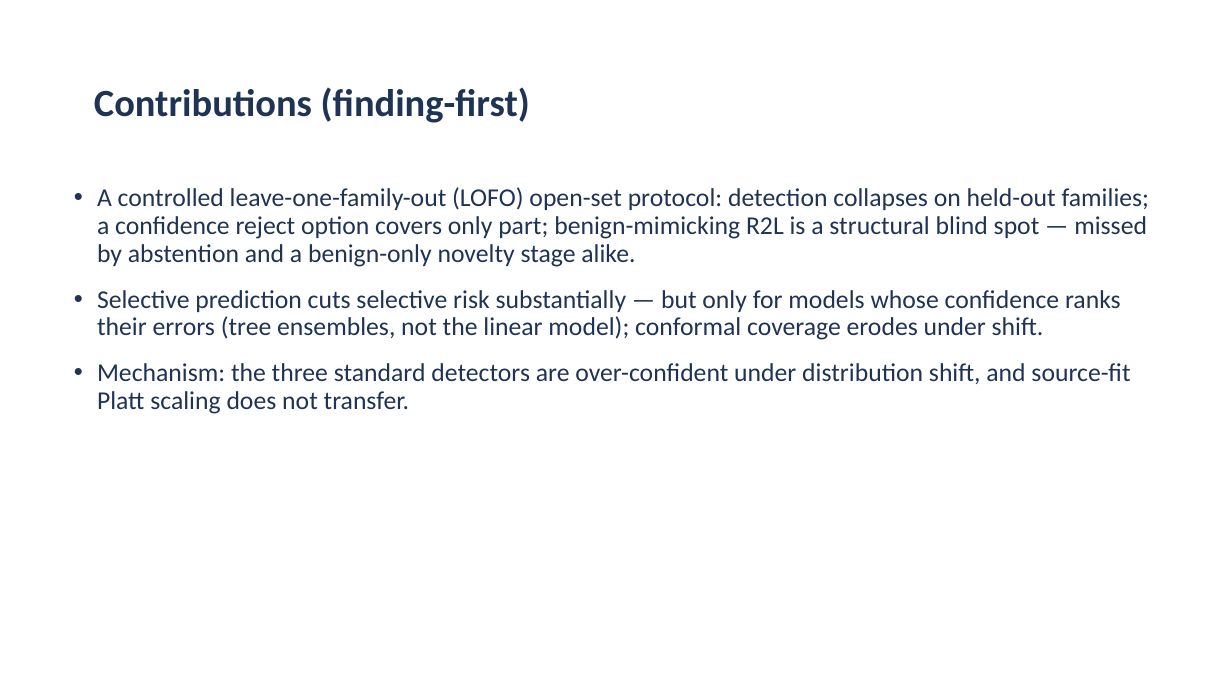
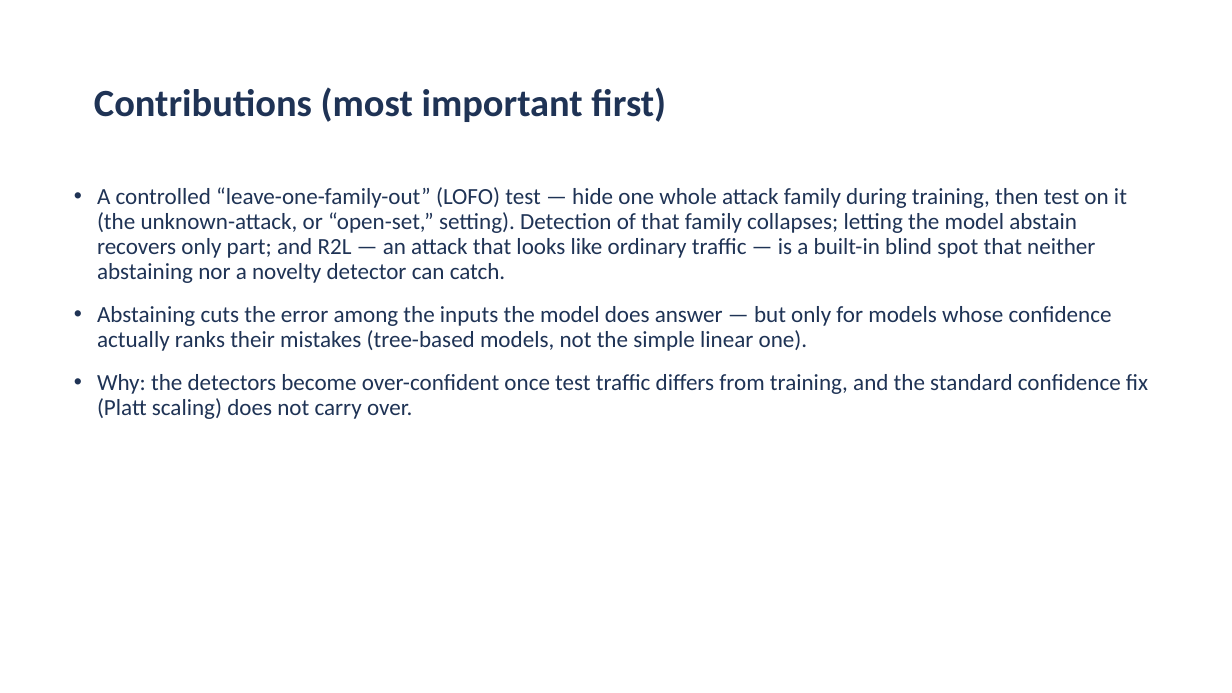
Before and after one commit to aiparallel0/chaoscrypt, a slide deck: slide 3 of papers/paper2-ids-selective/presentation.pptx. Drawn at 1232x693 pixels with LibreOffice and Linux fonts; fonts in the diff are those of the drawing; background and template pictures are left out. Boxes give left, top, right and bottom in pixels: in the first picture for what was removed or moved away, otherwise in the second. Text is boxed around its words. In the diff, an @@ line names an element or a change of style, - is before the commit and + after.

```diff
--- a/papers/paper2-ids-selective/presentation.pptx
+++ b/papers/paper2-ids-selective/presentation.pptx
@@ title at (94, 87, 666, 122): text changed @@
-Contributions (finding-first)
+Contributions (most important first)
@@ text at (97, 187, 1148, 419): text changed; size 20 to 18 pt @@
-• A controlled leave-one-family-out (LOFO) open-set protocol: detection collapses on held-out families; a confidence reject option covers only part; benign-mimicking R2L is a structural blind spot — missed by abstention and a benign-only novelty stage alike.
-• Selective prediction cuts selective risk substantially — but only for models whose confidence ranks their errors (tree ensembles, not the linear model); conformal coverage erodes under shift.
-• Mechanism: the three standard detectors are over-confident under distribution shift, and source-fit Platt scaling does not transfer.
+• A controlled “leave-one-family-out” (LOFO) test — hide one whole attack family during training, then test on it (the unknown-attack, or “open-set,” setting). Detection of that family collapses; letting the model abstain recovers only part; and R2L — an attack that looks like ordinary traffic — is a built-in blind spot that neither abstaining nor a novelty detector can catch.
+• Abstaining cuts the error among the inputs the model does answer — but only for models whose confidence actually ranks their mistakes (tree-based models, not the simple linear one).
+• Why: the detectors become over-confident once test traffic differs from training, and the standard confidence fix (Platt scaling) does not carry over.
```
Also in this commit, not shown: 15 other slides changed, 2 other files.
